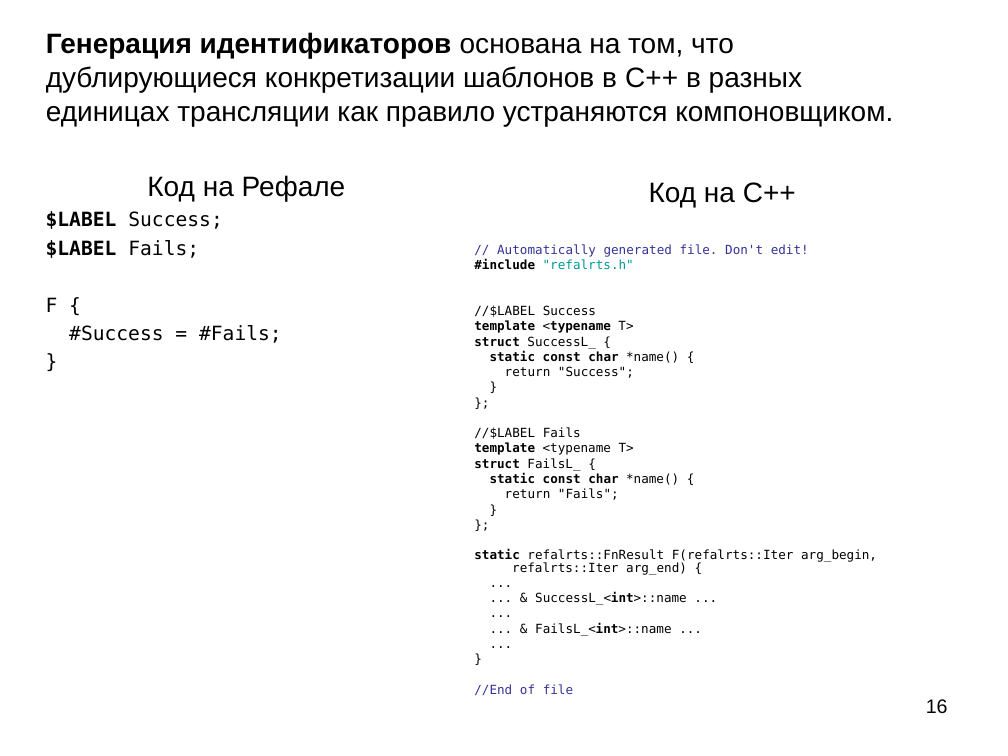
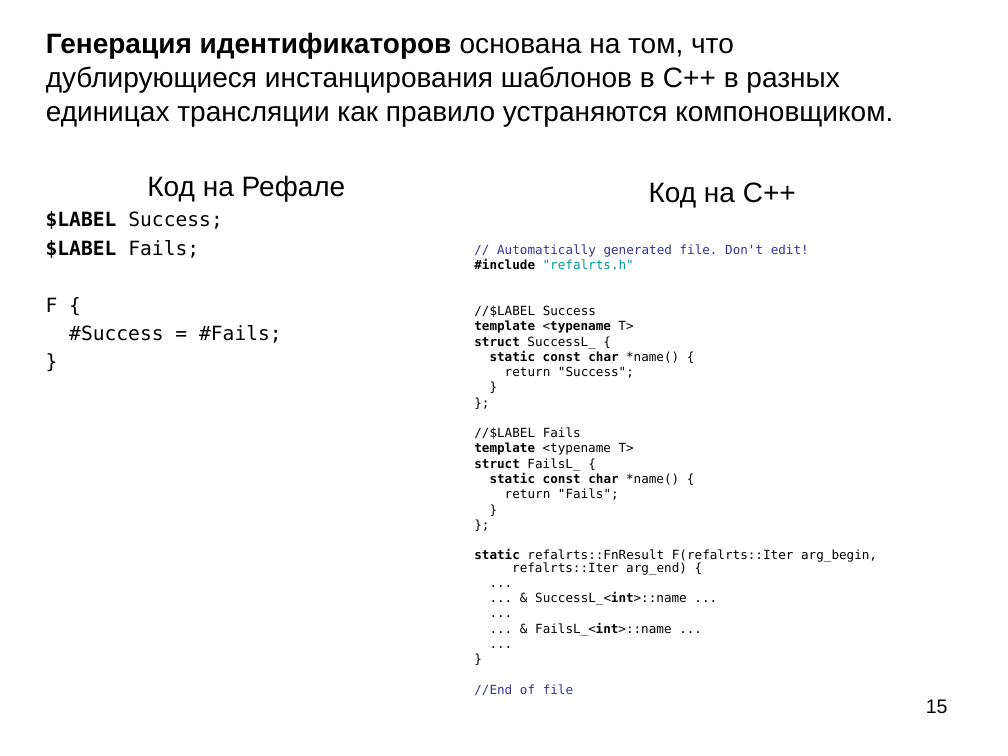
Before and after one commit to bmstu-iu9/refal-5-lambda, a slide deck: slide 15 of doc/Компилятор Простого Рефала.ppt (slide 16 before the commit). Drawn at 1008x756 pixels with LibreOffice and Linux fonts; fonts in the diff are those of the drawing. Boxes give left, top, right and bottom in pixels: in the first picture for what was removed or moved away, otherwise in the second. Text is boxed around its words. In the diff, an @@ line names an element or a change of style, - is before the commit and + after.

```diff
--- a/doc/Компилятор Простого Рефала.ppt
+++ b/doc/Компилятор Простого Рефала.ppt
@@ title at (46, 32, 893, 126): text changed @@
-Генерация идентификаторов основана на том, что дублирующиеся конкретизации шаблонов в C++ в разных единицах трансляции как правило устраняются компоновщиком.
+Генерация идентификаторов основана на том, что дублирующиеся инстанцирования шаблонов в C++ в разных единицах трансляции как правило устраняются компоновщиком.
@@ page number at (926, 699, 948, 714): text changed @@
-16
+15
```
Also in this commit, not shown: 9 other slides changed, 3 slides added, 5 slides removed, 4 other files.
